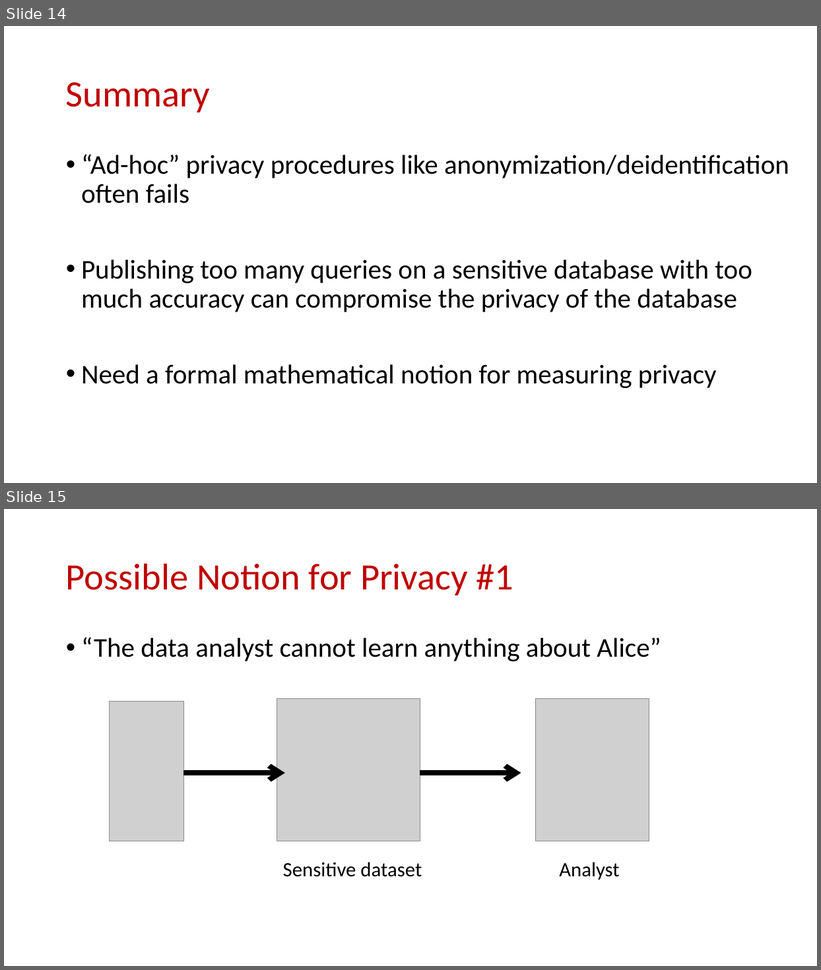
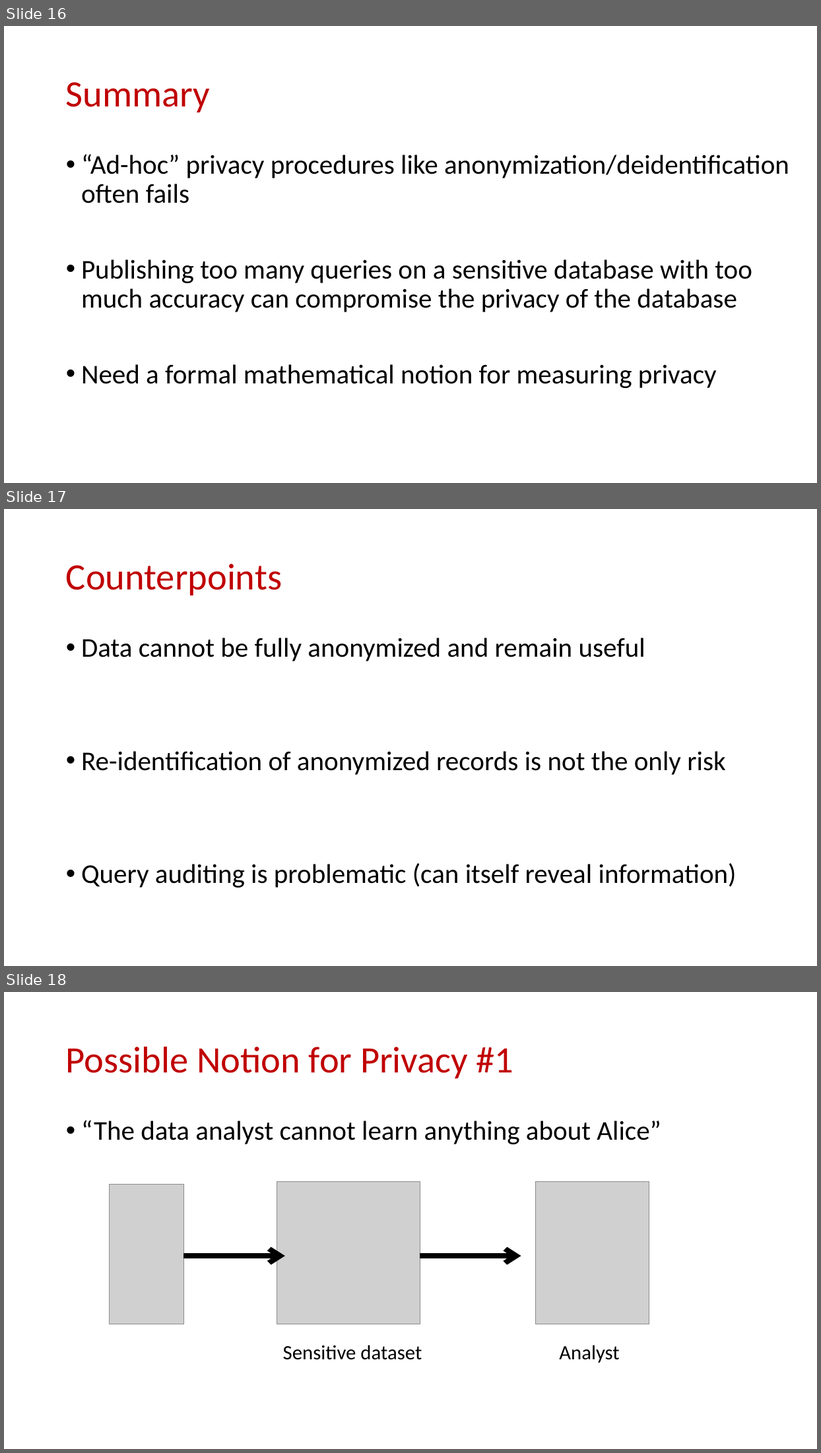
Before and after one commit to samsonzhou/samsonzhou.github.io, a slide deck: CSCE658-S24/L19.pptx. Shown one above the other, each under a label of ours: slides 14 and 15 before the commit, slides 16, 17 and 18 after it. The pictures are 821x970 and 821x1453 pixels, drawn with LibreOffice and Linux fonts; fonts in the diff are those of the drawing; grey boxes stand for pictures. Boxes give left, top, right and bottom in pixels: in the first picture for what was removed or moved away, otherwise in the second. Text is boxed around its words. In the diff, an @@ line names an element or a change of style, - is before the commit and + after.

```diff
--- a/CSCE658-S24/L19.pptx
+++ b/CSCE658-S24/L19.pptx
@@ slide 17 added at (x1=4, y1=509, x2=817, y2=966), background #FFFFFF @@
@@ title added at (x1=66, y1=564, x2=282, y2=595), 44 pt, text #C00000 @@
+Counterpoints
@@ text added at (x1=81, y1=638, x2=737, y2=888), 32 pt, text #000000 @@
+• Data cannot be fully anonymized and remain useful
+• Re-identification of anonymized records is not the only risk
+• Query auditing is problematic (can itself reveal information)
@@ what was slide 14 is now slide 16 @@
@@ what was slide 15 is now slide 18 @@
```
Also in this commit, not shown: 1 slide changed, 27 other slides added.
